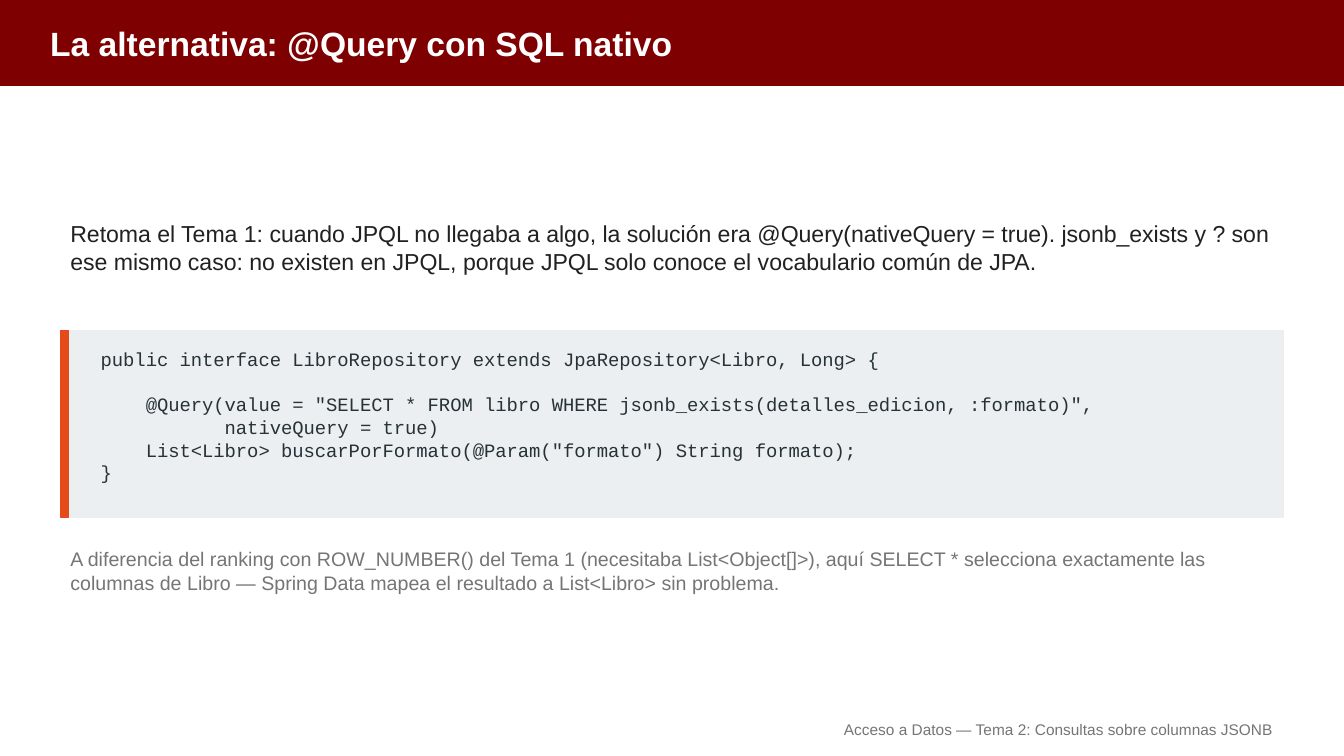
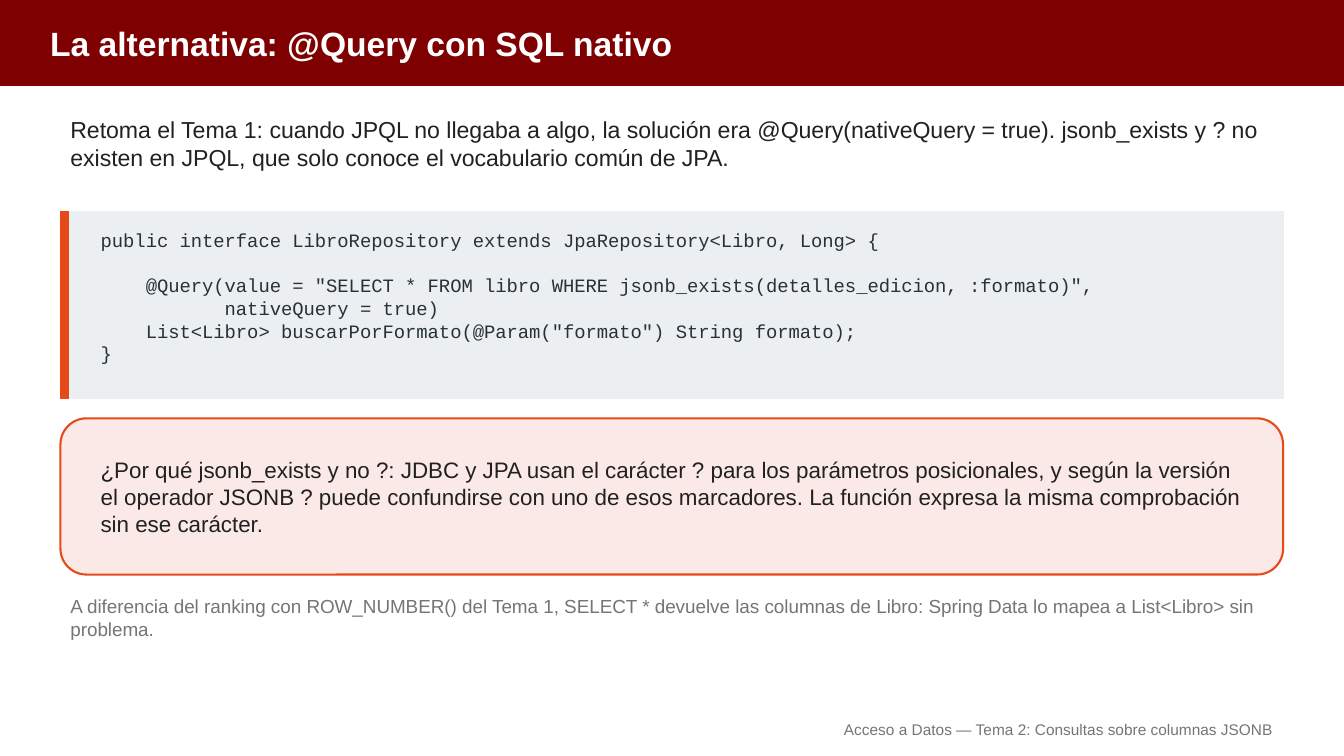
Before and after one commit to aitorventura/acceso-a-datos, a slide deck: slide 12 of docs/tema2/diapositivas/consultas-jsonb.pptx (slide 15 before the commit). Drawn at 1344x756 pixels with LibreOffice and Linux fonts; fonts in the diff are those of the drawing. Boxes give left, top, right and bottom in pixels: in the first picture for what was removed or moved away, otherwise in the second. Text is boxed around its words. In the diff, an @@ line names an element or a change of style, - is before the commit and + after.

Commit message:
Tema 2 de AD: infografías en los tres apartados y diapositivas regeneradas
Añade 14 infografías en docs/tema2/img, las inserta en persistencia-objetos-jsonb, consultas-jsonb y bd-orientadas-a-objetos, y regenera sus diapositivas (pptx y pdf), fusionando las que solo tenían un párrafo.

```diff
--- a/docs/tema2/diapositivas/consultas-jsonb.pptx
+++ b/docs/tema2/diapositivas/consultas-jsonb.pptx
@@ text at (70,121,1258,171): text changed @@
-Retoma el Tema 1: cuando JPQL no llegaba a algo, la solución era @Query(nativeQuery = true). jsonb_exists y ? son ese mismo caso: no existen en JPQL, porque JPQL solo conoce el vocabulario común de JPA.
+Retoma el Tema 1: cuando JPQL no llegaba a algo, la solución era @Query(nativeQuery = true). jsonb_exists y ? no existen en JPQL, que solo conoce el vocabulario común de JPA.
@@ 2 rectangles, 1 text: place and size @@
-2 rectangles, 1 text at (60,331,1284,517)
+2 rectangles, 1 text at (60,212,1284,398)
@@ rounded rectangle added at (60,418,1284,575), fill #FBE9E7, outline #E64A19 1.5 pt @@
@@ text added at (101,461,1240,533), 16 pt, text #212121 @@
+¿Por qué jsonb_exists y no ?: JDBC y JPA usan el carácter ? para los parámetros posicionales, y según la versión el operador JSONB ? puede confundirse con uno de esos marcadores. La función expresa la misma comprobación sin ese carácter.
@@ text at (70,599,1254,640): text changed; size 14 to 13.5 pt @@
-A diferencia del ranking con ROW_NUMBER() del Tema 1 (necesitaba List<Object[]>), aquí SELECT * selecciona exactamente las columnas de Libro — Spring Data mapea el resultado a List<Libro> sin problema.
+A diferencia del ranking con ROW_NUMBER() del Tema 1, SELECT * devuelve las columnas de Libro: Spring Data lo mapea a List<Libro> sin problema.
```
Also in this commit, not shown: 10 other slides changed, 4 slides removed, 22 other files.
